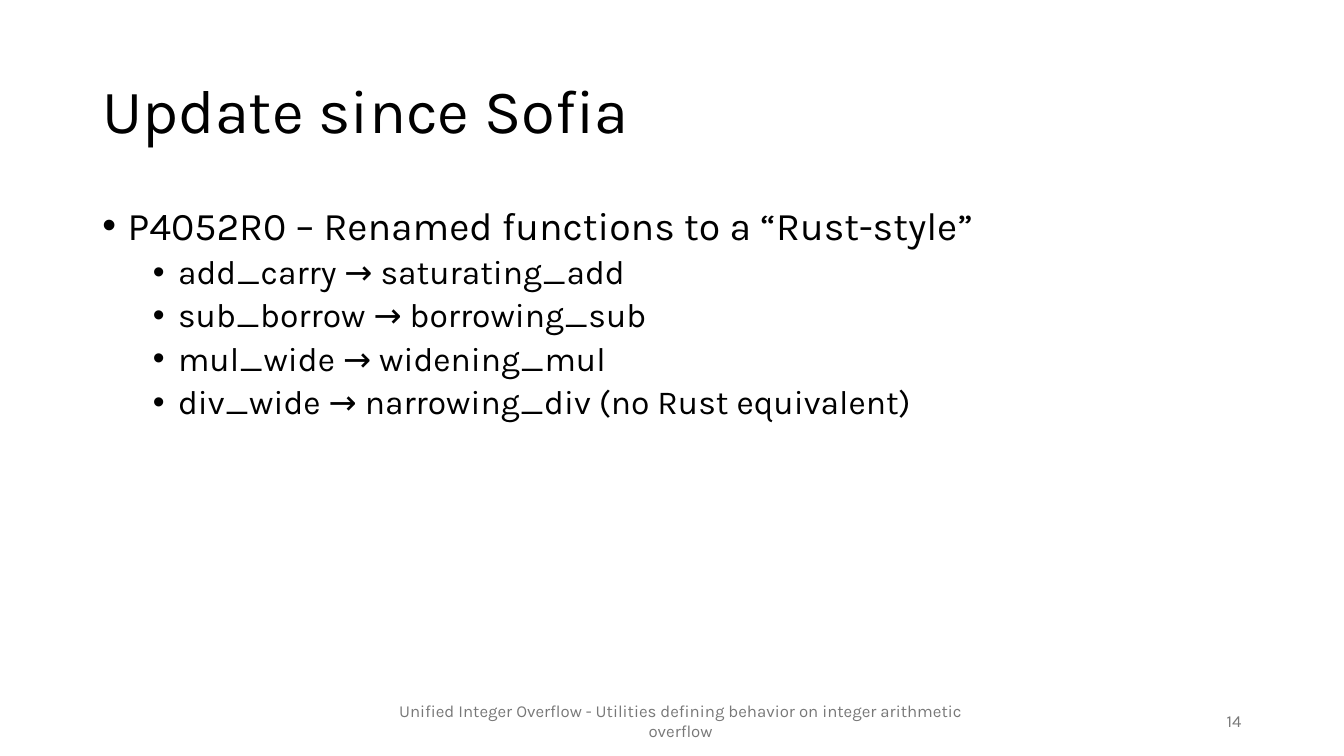
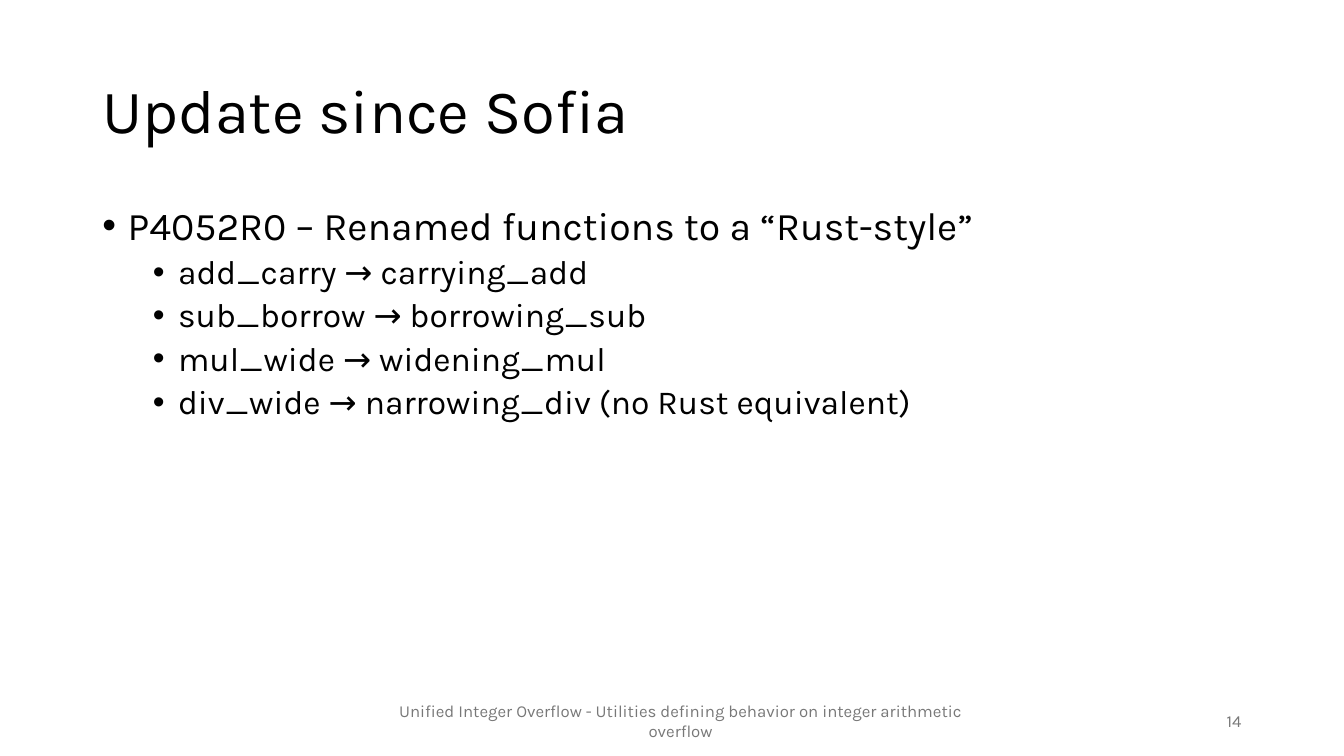
Before and after one commit to tmiguelf/std_prop_overflow, a slide deck: slide 14 of presentation.pptx. Drawn at 1344x756 pixels with LibreOffice and Linux fonts; fonts in the diff are those of the drawing. Boxes give left, top, right and bottom in pixels: in the first picture for what was removed or moved away, otherwise in the second. Text is boxed around its words. In the diff, an @@ line names an element or a change of style, - is before the commit and + after.

```diff
--- a/presentation.pptx
+++ b/presentation.pptx
@@ text at (178, 261, 589, 293): text changed @@
-  • add_carry → saturating_add
+  • add_carry → carrying_add
```
Also in this commit, not shown: 1 other file.
